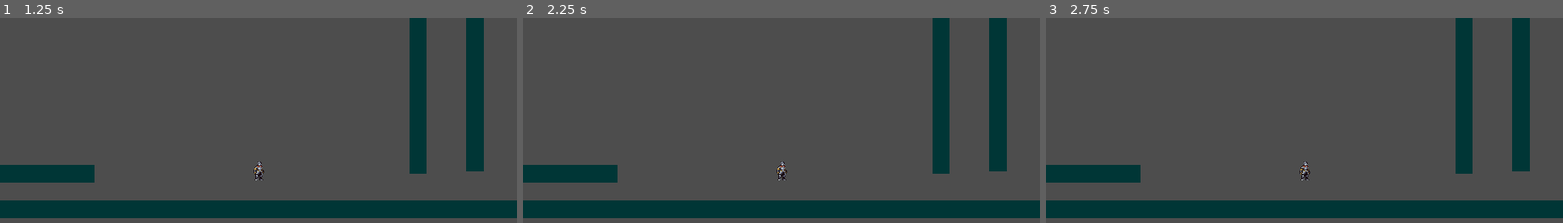
Above: before the commit, frames 1-3 (left to right).
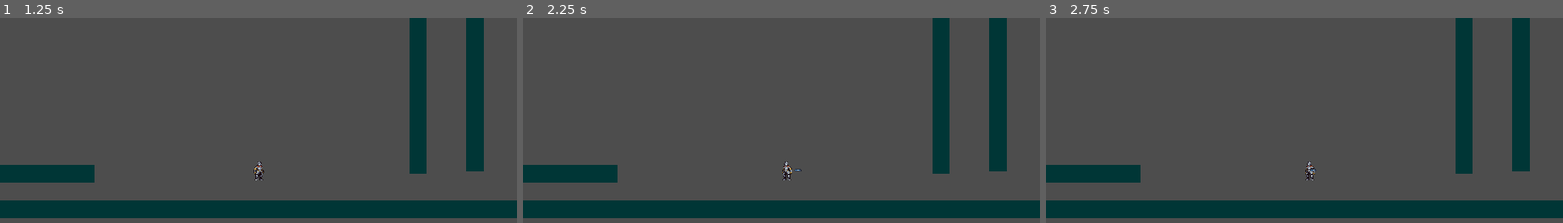
Above: after the commit, the same moments.

Repository: Pakkyui/PLATFORM
Game: Godot game, scene res://scenes/World.tscn
The game is run twice, just before and just after one commit, with the same random seed, the same clock (stepped at 60 frames per second) and the same inputs. The engine's default icon, where the game draws it, is replaced by a stand-in: a white triangle on a blue panel in a dark square.
Inputs:
- Up to frame 1 (1.25 s): tap Enter at 0.5 s; hold D (right) from 0.53 s (still down); hold V (blade) from 0.53 s (still down); tap Space (jump) at 0.77 s
- Up to frame 2 (2.25 s): tap Space (jump) at 1.25, 1.52 s; release V (blade) at 1.28 s; tap V (blade) at 1.35 s; tap Enter at 2 s; release D (right) at 2.03 s; hold A (left) from 2.03 s (still down); hold V (blade) from 2.03 s (still down)
- Up to frame 3 (2.75 s): keep holding A (left); keep holding V (blade)

Frame 1 is identical in both runs. In frame 2, 0.2% of the frame differs, in the area x 49-54%, y 70-80%; in frame 3, 0.2%.
Error before the commit: Parse Error: Identifier "horizontal_direction" not declared in the current scope. (res://scripts/player.gd:29)
Error after the commit: Invalid operands 'float' and 'Nil' in operator '+'. (res://scripts/player.gd:91)

Commit message:
quick fiz

Diff:
--- a/scripts/player.gd
+++ b/scripts/player.gd
@@ -24,7 +24,13 @@
 			if Input.is_action_just_pressed("blade") && can_blade:
 				state = States.PREDASH
 				$PREDASHTIME.start()
-			momentum()
+			var horizontal_direction = Input.get_axis("left" , "right")
+			if horizontal_direction != 0:
+				velocity.x = move_toward(velocity.x, 20 * horizontal_direction, air_fric * _delta)
+			else:
+				velocity.x = move_toward(velocity.x, 0 ,air_fric * _delta)
+			if horizontal_direction != 0:
+				sprite.flip_h = (horizontal_direction == -1)
 			move_and_fall()
 			update_animations(horizontal_direction)
 		States.FLOOR:
@@ -56,7 +62,13 @@
 			else:
 				state = States.FLOOR
 		States.CHARGE:
-			momentum()
+			var horizontal_direction = Input.get_axis("left" , "right")
+			if horizontal_direction != 0:
+				velocity.x = move_toward(velocity.x, 20 * horizontal_direction, air_fric * _delta)
+			else:
+				velocity.x = move_toward(velocity.x, 0 ,air_fric * _delta)
+			if horizontal_direction != 0:
+				sprite.flip_h = (horizontal_direction == -1)
 			if Input.is_action_just_released("blade"):
 				fire()
 				if not is_on_floor():
@@ -116,11 +128,3 @@
 func _on_predashtime_timeout():
 	if Input.is_action_pressed("blade"):
 		state = States.CHARGE
-func momentum():
-	var horizontal_direction = Input.get_axis("left" , "right")
-	if horizontal_direction != 0:
-		velocity.x = move_toward(velocity.x, 20 * horizontal_direction, air_fric * _delta)
-	else:
-		velocity.x = move_toward(velocity.x, 0 ,air_fric * _delta)
-	if horizontal_direction != 0:
-		sprite.flip_h = (horizontal_direction == -1)
